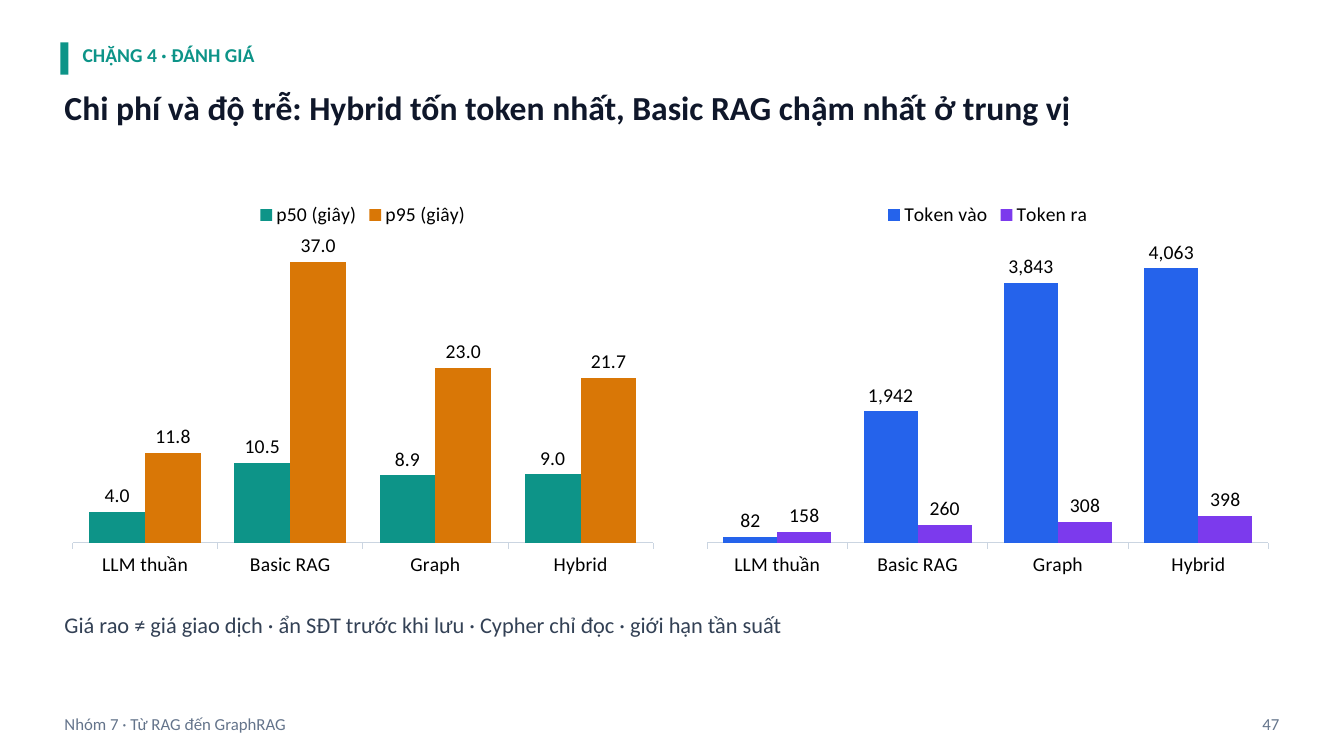
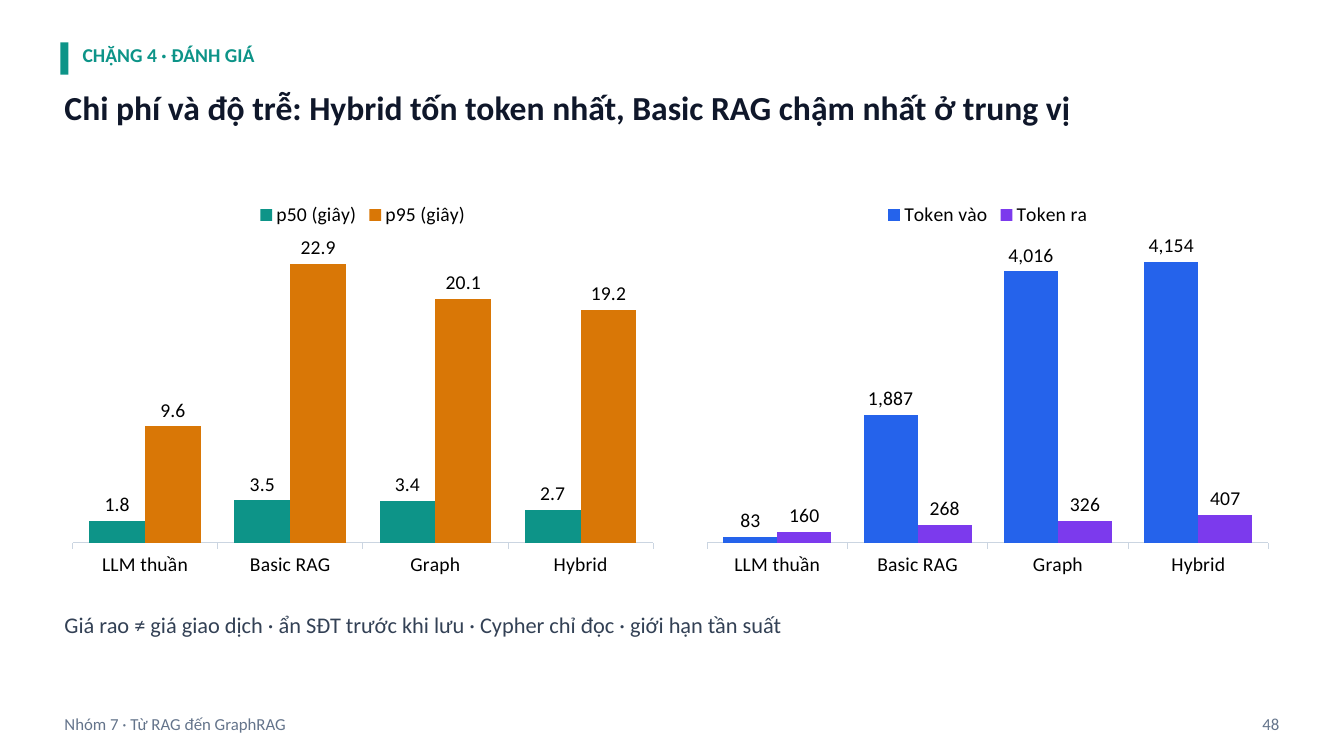
Before and after one commit to ngtukien/Vietnam-Real-Estates, a slide deck: slide 48 of slide/Từ-RAG-đến-GraphRAG-Trợ-lý-hỏi-đáp-thị-trường-bất-động-sản-Việt-Nam-có-lý-thuyết.pptx (slide 47 before the commit). Drawn at 1344x756 pixels with LibreOffice and Linux fonts; fonts in the diff are those of the drawing. Boxes give left, top, right and bottom in pixels: in the first picture for what was removed or moved away, otherwise in the second. Text is boxed around its words. In the diff, an @@ line names an element or a change of style, - is before the commit and + after.

```diff
--- a/slide/Từ-RAG-đến-GraphRAG-Trợ-lý-hỏi-đáp-thị-trường-bất-động-sản-Việt-Nam-có-lý-thuyết.pptx
+++ b/slide/Từ-RAG-đến-GraphRAG-Trợ-lý-hỏi-đáp-thị-trường-bất-động-sản-Việt-Nam-có-lý-thuyết.pptx
@@ column chart at [60,192,665,585] @@
-p50 (giây): 4, 10.5, 8.9, 9
+p50 (giây): 1.8, 3.5, 3.4, 2.7
-p95 (giây): 11.8, 37, 23, 21.7
+p95 (giây): 9.6, 22.9, 20.1, 19.2
@@ column chart at [696,192,1280,585] @@
-Token vào: 82, 1942, 3843, 4063
+Token vào: 83, 1887, 4016, 4154
-Token ra: 158, 260, 308, 398
+Token ra: 160, 268, 326, 407
@@ text at [1262,718,1279,730]: text changed @@
-47
+48
```
Also in this commit, not shown: 20 other slides changed, 1 slide added, 48 other files.
